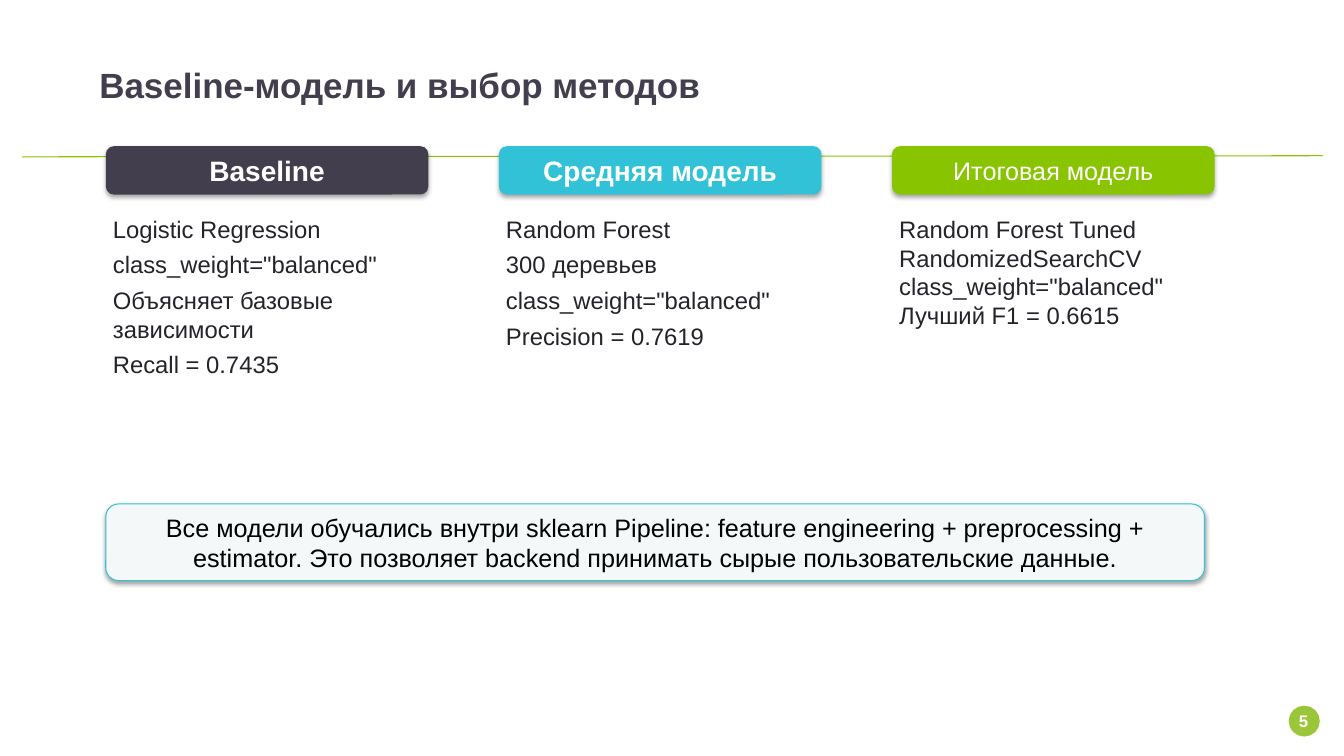
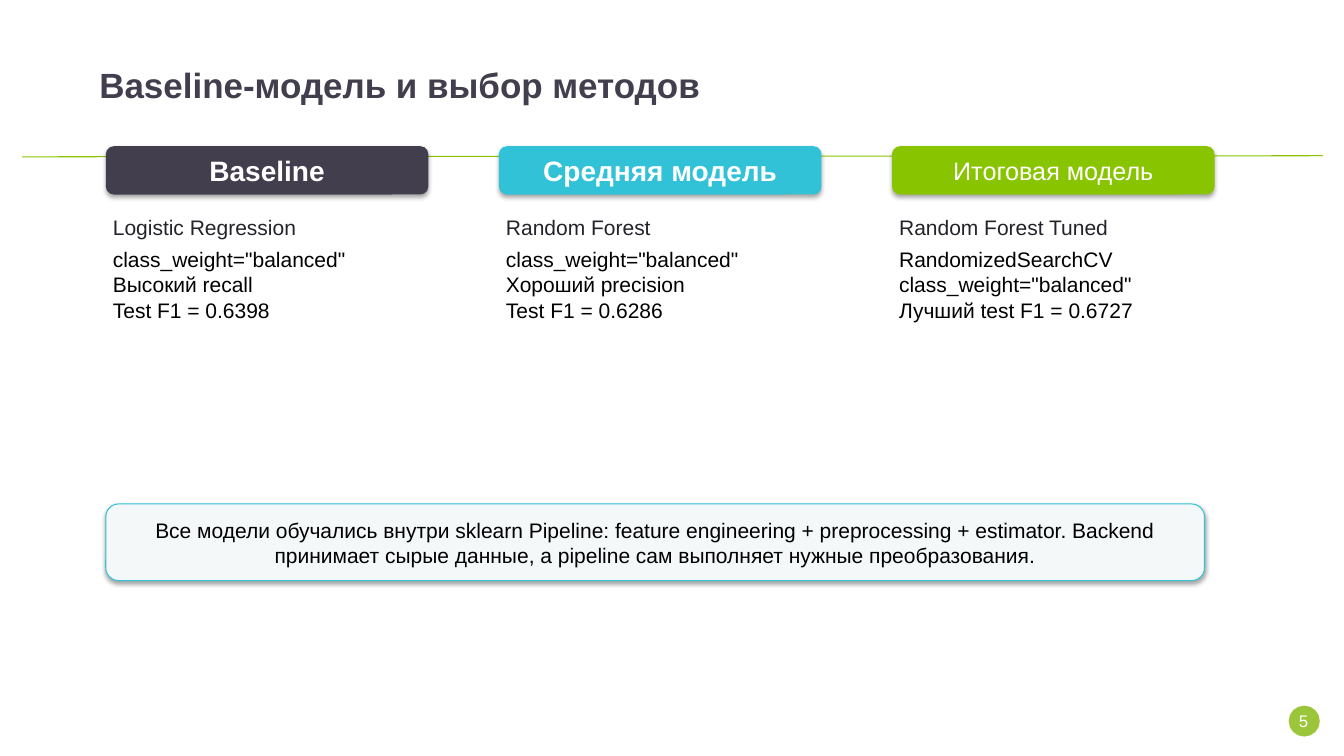
Before and after one commit to Matveycoolking/online_shoppe_predict, a slide deck: slide 5 of doc/ЗагировМатвейДенисович_ИИ. Алгоритмы машинного обучения на языке Python.pptx. Drawn at 1344x756 pixels with LibreOffice and Linux fonts; fonts in the diff are those of the drawing; background and template pictures are left out. Boxes give left, top, right and bottom in pixels: in the first picture for what was removed or moved away, otherwise in the second. Text is boxed around its words. In the diff, an @@ line names an element or a change of style, - is before the commit and + after.

```diff
--- a/doc/ЗагировМатвейДенисович_ИИ. Алгоритмы машинного обучения на языке Python.pptx
+++ b/doc/ЗагировМатвейДенисович_ИИ. Алгоритмы машинного обучения на языке Python.pptx
@@ text at (x1=113, y1=219, x2=345, y2=272): size 17 to 15 pt in "Logistic Regression", "class_weight="balanced""; text colour #24232A to #000000 in "class_weight="balanced""; less space between paragraphs @@
@@ text at (x1=506, y1=219, x2=738, y2=272): size 17 to 15 pt in "Random Forest", "class_weight="balanced""; text colour #24232A to #000000 in "class_weight="balanced""; less space between paragraphs @@
@@ text at (x1=899, y1=219, x2=1133, y2=322): text changed; size 17 to 15 pt; text colour #24232A to #000000 @@
-Random Forest Tuned
-RandomizedSearchCV
-class_weight="balanced"
-Лучший F1 = 0.6615
+Random Forest Tuned
+RandomizedSearchCV
+class_weight="balanced"
+Лучший test F1 = 0.6727
@@ text at (x1=506, y1=256, x2=657, y2=278): paragraph removed @@
-300 деревьев
@@ text at (x1=113, y1=276, x2=269, y2=319): text changed; size 17 to 15 pt; text colour #24232A to #000000 @@
-Объясняет базовые зависимости
-Recall = 0.7435
+Высокий recall
+Test F1 = 0.6398
@@ text at (x1=506, y1=276, x2=685, y2=319): text changed; size 17 to 15 pt; text colour #24232A to #000000 @@
-Precision = 0.7619
+Хороший precision
+Test F1 = 0.6286
@@ text in rounded rectangle at (x1=155, y1=522, x2=1154, y2=567): text changed; size 18 to 15 pt @@
-Все модели обучались внутри sklearn Pipeline: feature engineering + preprocessing + estimator. Это позволяет backend принимать сырые пользовательские данные.
+Все модели обучались внутри sklearn Pipeline: feature engineering + preprocessing + estimator. Backend принимает сырые данные, а pipeline сам выполняет нужные преобразования.
@@ text "5" at (x1=1299, y1=715, x2=1308, y2=727): bold off @@
```
Also in this commit, not shown: 10 other slides changed, 2 slides added, 1 slide removed, 6 other files.
